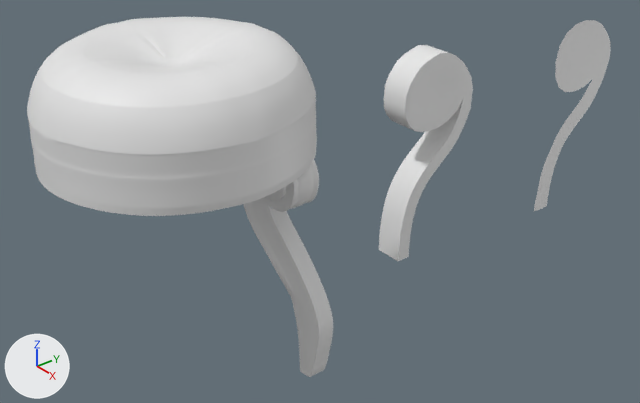
What one commit did to the Blender file Chair/Chair.blend.
One viewpoint serves both versions: a 50 mm camera at (1.489, -2.384, 0.828) aimed at (-0.029, -1.165, -0.214). Lighting does not change. The marker at lower left points along +X, +Y and +Z.

Objects in the first picture: 'Leg', 'Plane', 'Seat', 'Spare leg'.
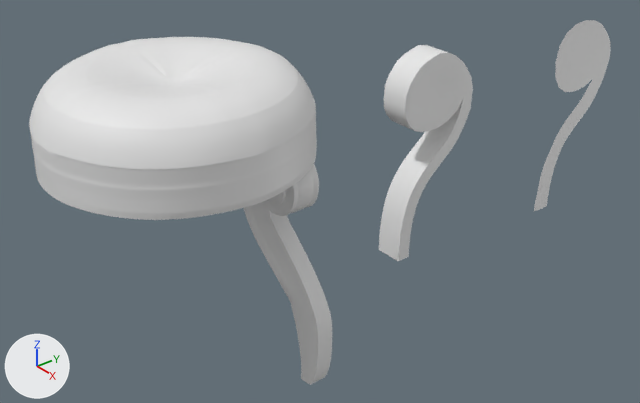
Commit message: adjusting legs

Location of each change, [x1, y1, x2, y2] in pixels of the pictures (640 x 403 px):
'Seat', rescaled (8% shorter): before [27, 17, 317, 216]; after [29, 37, 317, 220]
'Plane', moved: before [243, 160, 333, 377]; after [244, 164, 332, 385]

The edits, one by one:
Object 'Seat' (ob_seat) is rescaled from (0.291, 0.291, 0.291) to (0.291, 0.291, 0.241).
Object 'Plane' (ob_plane) moves from (0.159, -1.411, -0.022) to (0.159, -1.411, -0.033).
